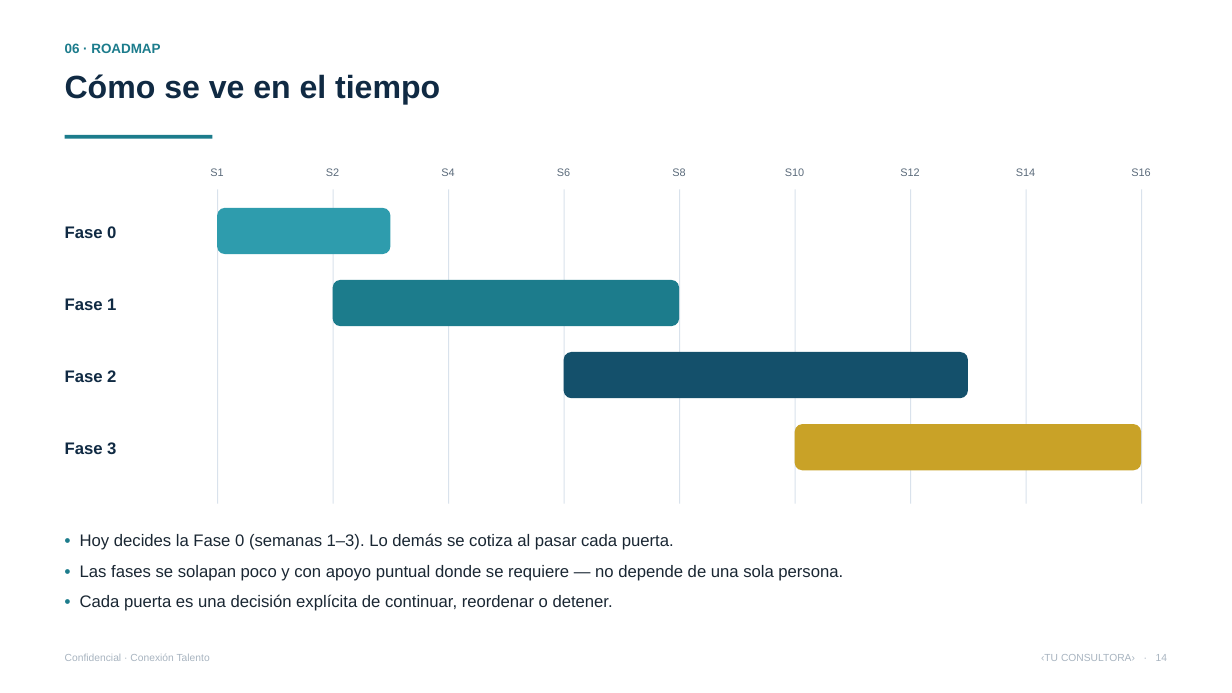
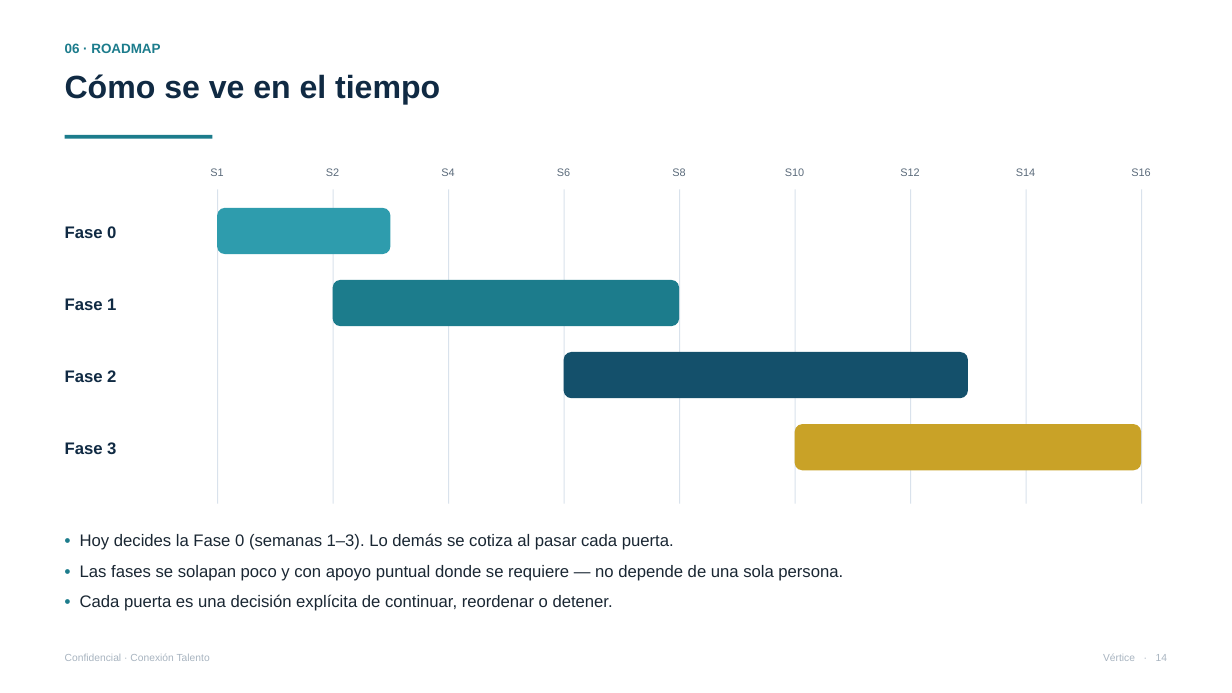
Before and after one commit to vverlaine/conexion-talento-ia, a slide deck: slide 14 of 04-propuesta/Presentacion-Conexion-Talento.pptx. Drawn at 1232x693 pixels with LibreOffice and Linux fonts; fonts in the diff are those of the drawing. Boxes give left, top, right and bottom in pixels: in the first picture for what was removed or moved away, otherwise in the second. Text is boxed around its words. In the diff, an @@ line names an element or a change of style, - is before the commit and + after.

```diff
--- a/04-propuesta/Presentacion-Conexion-Talento.pptx
+++ b/04-propuesta/Presentacion-Conexion-Talento.pptx
@@ text at (1103, 654, 1167, 661): text changed @@
-‹TU CONSULTORA› · 14
+Vértice · 14
```
Also in this commit, not shown: 18 other slides changed, 6 other files.
